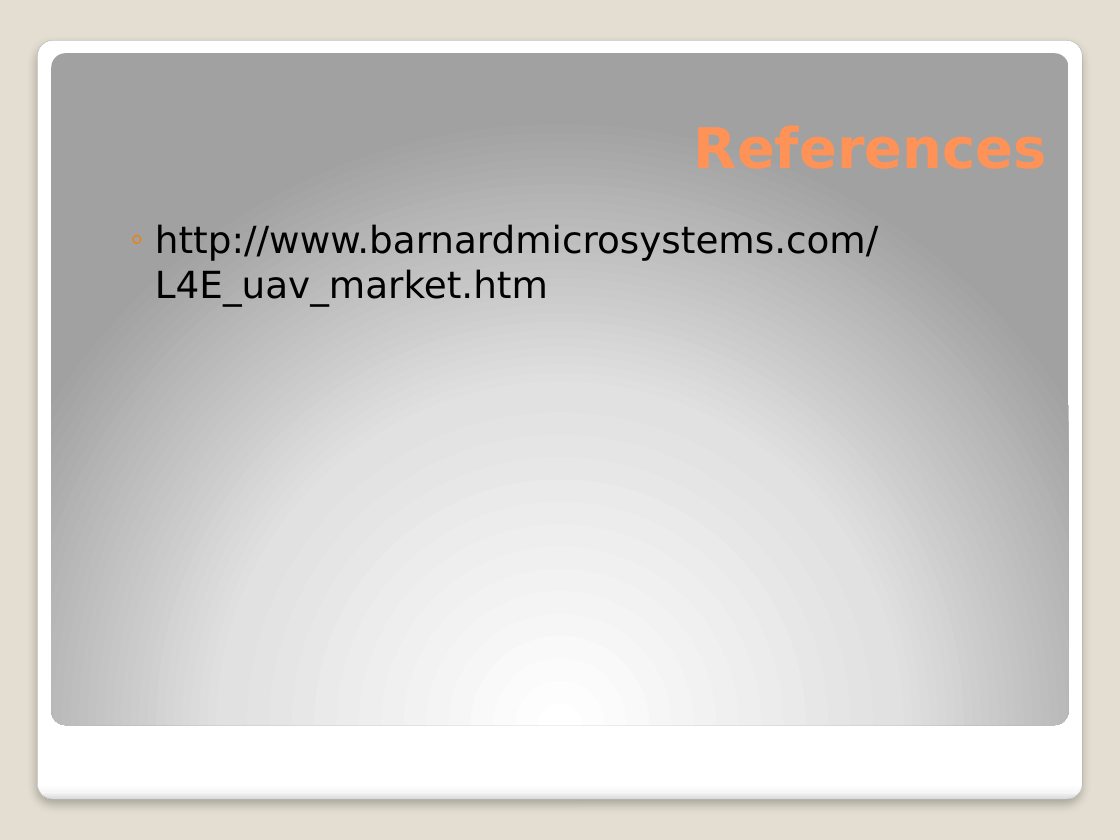
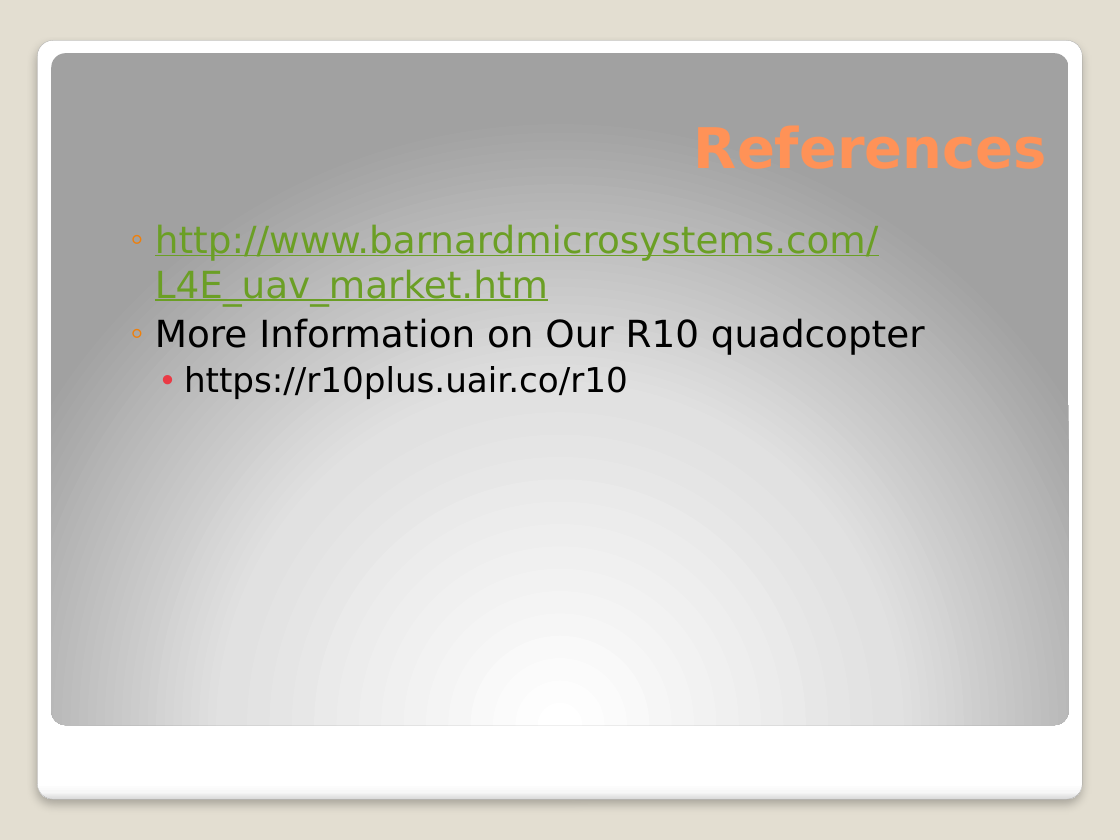
Before and after one commit to proftom/QuadCopter, a slide deck: slide 16 of presentation.pptx. Drawn at 1120x840 pixels with LibreOffice and Linux fonts; fonts in the diff are those of the drawing. Boxes give left, top, right and bottom in pixels: in the first picture for what was removed or moved away, otherwise in the second. Text is boxed around its words. In the diff, an @@ line names an element or a change of style, - is before the commit and + after.

```diff
--- a/presentation.pptx
+++ b/presentation.pptx
@@ text at <box>155,224,878,306</box>: text colour #000000 to #6B9F25, underline on in "http://www.barnardmicrosystems.com/L4E_uav_market.htm" @@
@@ text at <box>155,318,925,399</box>: paragraphs added @@
+  ◦ More Information on Our R10 quadcopter
+    • https://r10plus.uair.co/r10
```
Also in this commit, not shown: 4 other slides changed, 1 slide added, 1 slide removed.
